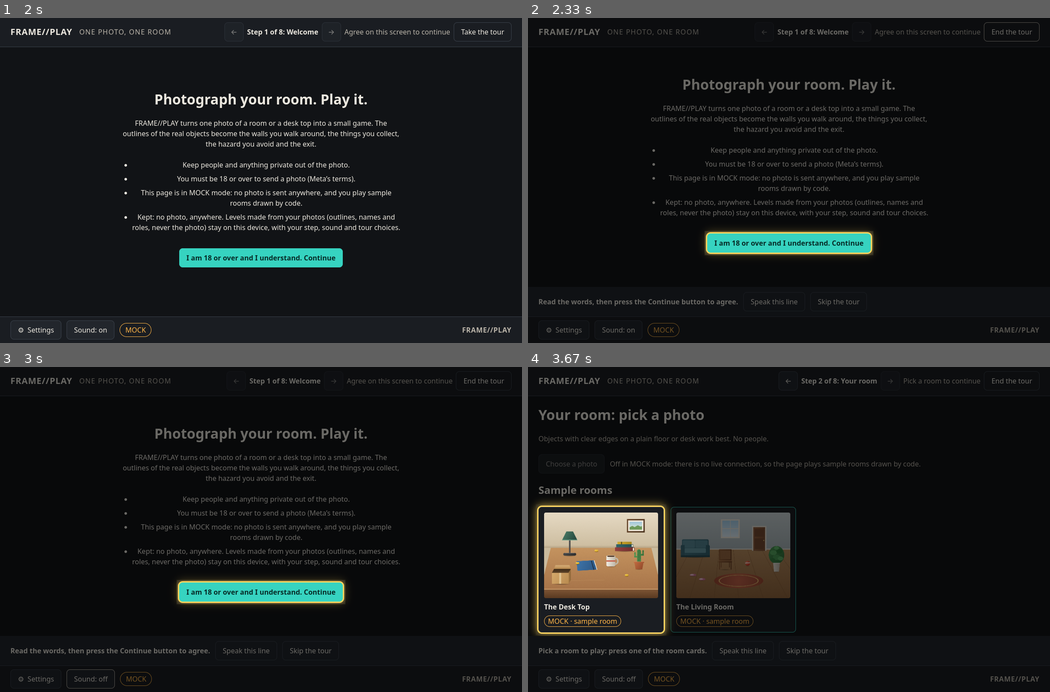
Above: before the commit, frames 1-4 (two rows, left to right).
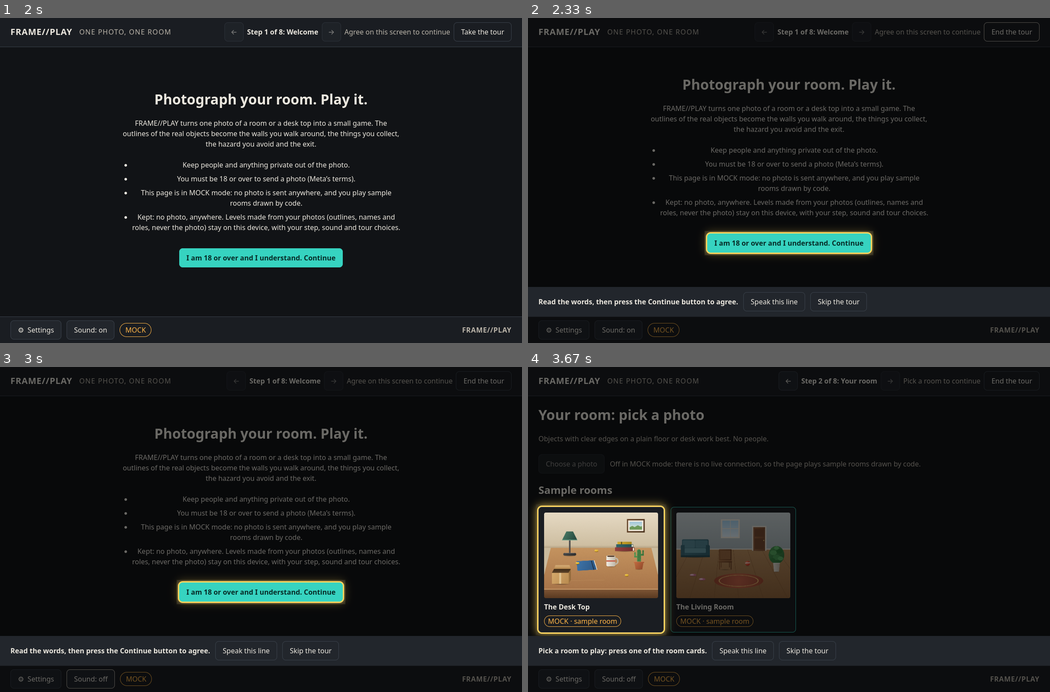
Above: after the commit, the same moments.

Repository: darkAbacus247/frame-play
Game: browser game, page index.html
The game is run twice, just before and just after one commit, with the same random seed, the same clock (stepped at 60 frames per second) and the same inputs.
Inputs (mouse positions are in pixels of both pictures, inside the frame that each line leads up to):
- Up to frame 1 (2 s): click (261, 180) at 0.27 s; click "⚙ Settings" at 1.27 s; tap Escape at 1.52 s; click "Start over from Step 1" at 1.77 s
- Up to frame 2 (2.33 s): click "Take the tour" at 2.02 s
- Up to frame 3 (3 s): click "Sound: on" at 2.77 s
- Up to frame 4 (3.67 s): click "I am 18 or over and I underst…" at 3.52 s

Frame 1 is identical in both runs. In frame 2, 0.5% of the frame differs, in the area x 2-65%, y 84-91%; in frame 3, 0.5%; in frame 4, 0.5%.

Commit message:
S9: the opt-in tour, welcome back and browser history
The tour veil comes from a pure function that covers everything but the lit
control exactly once, and the tour strip stays above it so Skip the tour is
always reachable. Browser Back and Forward walk the road one step at a time
and never past a step that is not allowed yet; with a card up the history
entry is put back. Every offer and drawer button has its plain words.

Co-Authored-By: Claude Opus 5.5 <noreply@anthropic.com>

Diff:
--- a/app.js
+++ b/app.js
@@ -10,7 +10,7 @@
 import * as S from './src/store.js';
 import { el, showCard, cardOpen, initTooltips, speak, hideTip } from './src/ui.js';
 import * as R from './src/road.js';
-import { tourStep, offerDue, shouldPulse } from './src/tour.js';
+import { tourStep, offerDue, shouldPulse, veilRects } from './src/tour.js';
 import { describeRoom, stepsAway, ROLE_WORDS } from './src/words.js';
 
 const $ = (id) => document.getElementById(id);
@@ -197,7 +197,7 @@
     el('h3', { text: 'About' }),
     el('p', { class: 'about', text: DISCLOSURE }),
     el('p', { class: 'about', text: 'MIT license. No accounts, cookies, analytics or trackers.' }),
-    el('div', { class: 'actions' }, [el('button', { type: 'button', class: 'btn', text: 'Close settings', onclick: toggleDrawer })]),
+    el('div', { class: 'actions' }, [el('button', { type: 'button', class: 'btn', text: 'Close settings', tip: 'Closes this drawer', onclick: toggleDrawer })]),
   );
 }
 
@@ -523,16 +523,8 @@
   c.classList.add('tour-lit');
   const app = $('app').getBoundingClientRect();
   const r = c.getBoundingClientRect();
-  const m = 6;
-  const hole = { l: r.left - m - app.left, t: r.top - m - app.top, r: r.right + m - app.left, b: r.bottom + m - app.top };
-  const W = app.width, H = app.height;
-  const parts = [
-    [0, 0, W, Math.max(0, hole.t)],
-    [0, hole.b, W, Math.max(0, H - hole.b)],
-    [0, hole.t, Math.max(0, hole.l), hole.b - hole.t],
-    [hole.r, hole.t, Math.max(0, W - hole.r), hole.b - hole.t],
-  ];
-  for (const [x, y, w, h] of parts) {
+  const hole = { left: r.left - app.left, top: r.top - app.top, right: r.right - app.left, bottom: r.bottom - app.top };
+  for (const [x, y, w, h] of veilRects(app.width, app.height, hole)) {
     const v = el('div', { class: 'veil', 'aria-hidden': 'true' });
     v.style.left = `${x}px`; v.style.top = `${y}px`; v.style.width = `${w}px`; v.style.height = `${h}px`;
     $('app').append(v);
@@ -587,8 +579,8 @@
   A.tour.offered = true;
   $('tour-strip').replaceChildren(el('div', { class: 'inner offer' }, [
     el('p', { text: 'New here? Take the tour.' }),
-    el('button', { type: 'button', class: 'btn', text: 'Take the tour', onclick: startTour }),
-    el('button', { type: 'button', class: 'btn quiet', text: 'Not now', onclick: hideOffer }),
+    el('button', { type: 'button', class: 'btn', text: 'Take the tour', tip: 'A short guided tour, one step at a time', onclick: startTour }),
+    el('button', { type: 'button', class: 'btn quiet', text: 'Not now', tip: 'Hides this offer for this visit', onclick: hideOffer }),
   ]));
 }
 
@@ -602,11 +594,11 @@
 // ---- history: Back and Forward follow the road ----
 addEventListener('popstate', (e) => {
   const s = e.state && e.state.step;
-  if (!s || s === A.road.step || cardOpen()) return;
-  let r = A.road;
-  if (s < r.step) r = { ...r, step: s };
-  else while (r.step < s && R.canForward(r).ok) r = R.forward(r);
+  if (!s || s === A.road.step) return;
+  if (cardOpen()) { replaceHistory(); return; }
+  const r = R.towardStep(A.road, s);
   if (r.step !== A.road.step) setRoad(r, { push: false });
+  if (r.step !== s) replaceHistory();
 });
 
 // ---- mode ----
--- a/src/road.js
+++ b/src/road.js
@@ -104,6 +104,15 @@
   return go(road, FREE_PLAY);
 }
 
+// The browser's Back and Forward: walk the road toward a step, one step at
+// a time, never past a step that is not allowed yet.
+export function towardStep(road, step) {
+  let r = road;
+  while (r.step > step && canBack(r)) r = back(r);
+  while (r.step < step && canForward(r).ok) r = forward(r);
+  return r;
+}
+
 export function sameRef(a, b) {
   return !!a && !!b && a.kind === b.kind && (a.kind === 'sample' ? a.id === b.id : a.sha256 === b.sha256);
 }
--- a/src/tour.js
+++ b/src/tour.js
@@ -31,6 +31,21 @@
   return !offered && !tourOn && !cardOpen && now - lastProgress >= OFFER_AFTER_MS;
 }
 
+// The veil: four rectangles around the lit control (grown by a margin),
+// covering the rest of a W by H area exactly once. Rectangles are
+// [x, y, w, h], all clipped to the area.
+export function veilRects(W, H, ctrl, margin = 6) {
+  const cl = (v, hi) => Math.max(0, Math.min(hi, v));
+  const l = cl(ctrl.left - margin, W), r = cl(ctrl.right + margin, W);
+  const t = cl(ctrl.top - margin, H), b = cl(ctrl.bottom + margin, H);
+  return [
+    [0, 0, W, t],
+    [0, b, W, H - b],
+    [0, t, l, b - t],
+    [r, t, W - r, b - t],
+  ].filter(([, , w, h]) => w > 0 && h > 0);
+}
+
 // Take the tour pulses once on the first visit, never with reduced motion.
 export function shouldPulse({ firstVisit, reducedMotion }) {
   return !!firstVisit && !reducedMotion;
--- a/styles.css
+++ b/styles.css
@@ -84,7 +84,8 @@
   overflow: auto;
   padding: var(--pad);
 }
-.tour-strip { grid-area: tour; background: var(--panel-2); }
+/* above the tour veil, so Skip the tour and Speak this line stay lit */
+.tour-strip { grid-area: tour; background: var(--panel-2); position: relative; z-index: 32; }
 .tour-strip:empty { display: none; }
 .tour-strip > .inner { display: flex; flex-wrap: wrap; gap: var(--s3); align-items: center; padding: var(--s3) var(--pad); }
 .drawer {
--- a/tests/road.test.js
+++ b/tests/road.test.js
@@ -3,7 +3,7 @@
 import { readFileSync } from 'node:fs';
 import {
   newRoad, forward, back, canForward, giveConsent, chooseRoom, startPlay, finishRound, continueAfterRound,
-  startFreePlay, counterText, lapText, sanitizeRoad, primaryLabel, LAST_STEP, FREE_PLAY,
+  startFreePlay, towardStep, counterText, lapText, sanitizeRoad, primaryLabel, LAST_STEP, FREE_PLAY,
 } from '../src/road.js';
 
 const desk = { kind: 'sample', id: 'desk' };
@@ -63,6 +63,17 @@
   }
 });
 
+test('browser Back and Forward follow the road, never past what is allowed', () => {
+  const { r: end } = walkThePrimaries();
+  const at4 = { ...end, step: 4 };
+  assert.equal(towardStep(at4, 2).step, 2);
+  assert.equal(towardStep({ ...at4, step: 2 }, 4).step, 4);
+  let r = chooseRoom(giveConsent(newRoad()), 0, desk);
+  r = startPlay(r);
+  assert.equal(towardStep(r, 8).step, 4, 'Forward stops where a round must be finished');
+  assert.equal(towardStep(newRoad(), 3).step, 1, 'no skipping consent');
+});
+
 test('a primary from the wrong step does nothing', () => {
   const r = newRoad();
   assert.equal(chooseRoom(r, 0, desk), r);
--- a/tests/shell.test.js
+++ b/tests/shell.test.js
@@ -2,7 +2,7 @@
 import assert from 'node:assert/strict';
 import { readFileSync } from 'node:fs';
 import { soundOn, setSound, readPref, writePref } from '../src/store.js';
-import { tourStep, offerDue, shouldPulse, OFFER_AFTER_MS } from '../src/tour.js';
+import { tourStep, offerDue, shouldPulse, veilRects, OFFER_AFTER_MS } from '../src/tour.js';
 import { placeTip } from '../src/ui.js';
 import { describeRoom, announce, endCardWords, ruleRow, stepsAway } from '../src/words.js';
 import { FREE_PLAY } from '../src/road.js';
@@ -65,6 +65,23 @@
   assert.equal(shouldPulse({ firstVisit: false, reducedMotion: false }), false);
 });
 
+test('the tour veil covers everything but the lit control, exactly once', () => {
+  const W = 300, H = 200;
+  const ctrl = { left: 100, top: 80, right: 160, bottom: 124 };
+  const rects = veilRects(W, H, ctrl, 6);
+  const covered = (x, y) => rects.filter(([rx, ry, rw, rh]) => x >= rx && x < rx + rw && y >= ry && y < ry + rh).length;
+  for (let y = 0; y < H; y += 2) {
+    for (let x = 0; x < W; x += 2) {
+      const inHole = x >= 94 && x < 166 && y >= 74 && y < 130;
+      assert.equal(covered(x, y), inHole ? 0 : 1, `${x},${y}`);
+    }
+  }
+  // a control at the very edge: rectangles stay inside the area
+  for (const [x, y, w, h] of veilRects(W, H, { left: -4, top: 190, right: 40, bottom: 230 })) {
+    assert.ok(x >= 0 && y >= 0 && x + w <= W && y + h <= H && w > 0 && h > 0);
+  }
+});
+
 test('a tooltip goes where it covers no control, or is not shown', () => {
   const ctrl = { left: 100, top: 100, right: 200, bottom: 144, width: 100, height: 44 };
   const size = { w: 120, h: 40 };
